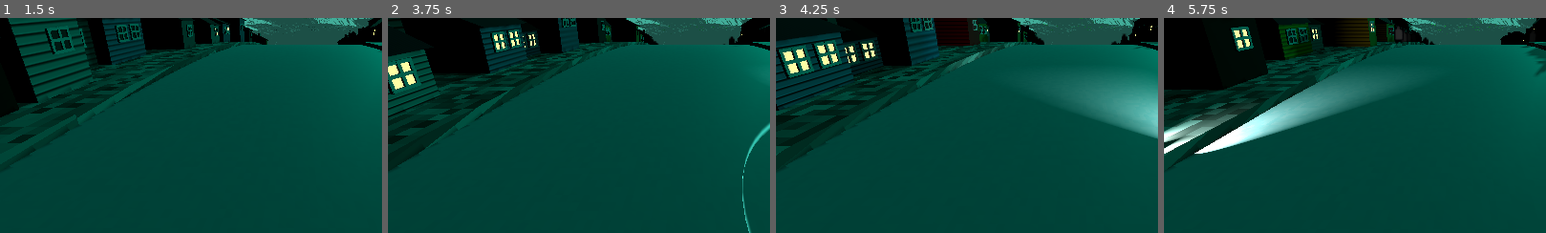
Above: before the commit, frames 1-4 (left to right).
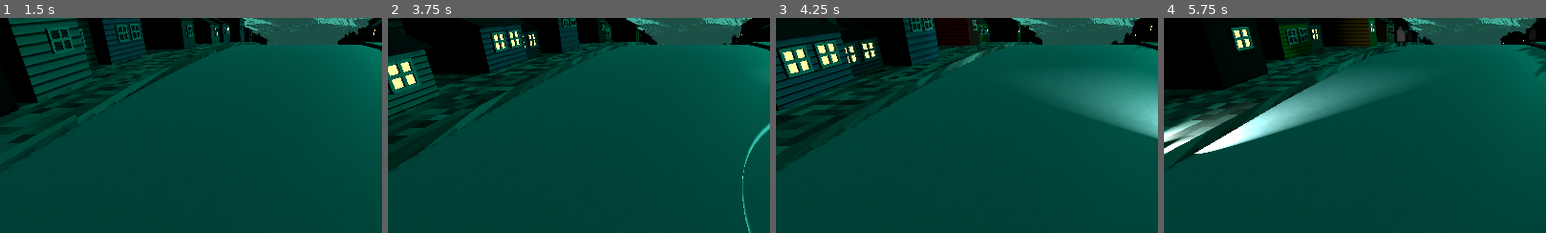
Above: after the commit, the same moments.

Repository: bjornarprytz/waves
Game: Godot game, scene res://main.tscn
The game is run twice, just before and just after one commit, with the same random seed, the same clock (stepped at 60 frames per second) and the same inputs.
Inputs:
- Up to frame 1 (1.5 s): tap Enter at 0.5 s; hold Right (steer_right) 0.53-1.28 s; hold Space (honk) 0.53-1.28 s; hold A (steer_left) from 1.28 s (still down); tap Space (honk) at 1.35 s
- Up to frame 2 (3.75 s): release A (steer_left) at 2.03 s; hold Space (honk) 2.03-2.78 s; hold Right (steer_right) 2.03-3.53 s; tap Space (honk) at 2.85 s; hold A (steer_left) from 3.53 s (still down); hold Space (honk) from 3.53 s (still down)
- Up to frame 3 (4.25 s): keep holding A (steer_left); keep holding Space (honk)
- Up to frame 4 (5.75 s): keep holding A (steer_left); release Space (honk) at 4.28 s; tap Space (honk) at 4.35 s; hold Space (honk) from 5.03 s (still down)
The pictures show only the part of the screen within x 10-60%, y 30-80%; the shares and areas given below are measured in that part.

Frame 1 is identical in both runs. In frame 2, less than 0.1% of the frame differs, in the area x 65-92%, y 7-13%; in frame 3, 0.1%; in frame 4, 0.3%, in the area x 53-98%, y 3-18%.

Commit message:
wip menu

Diff:
--- a/src/car.gd
+++ b/src/car.gd
@@ -36,83 +36,83 @@
 
 
 func _process(delta: float) -> void:
-    var left_pressed = Input.is_action_pressed("steer_left")
-    var right_pressed = Input.is_action_pressed("steer_right")
+	var left_pressed = Input.is_action_pressed("steer_left")
+	var right_pressed = Input.is_action_pressed("steer_right")
 
-    inertia = lerp(inertia, momentum, delta * 5.0)
+	inertia = lerp(inertia, momentum, delta * 5.0)
 
 
-    # Apply rubber band force when past bounds
-    if self.position.x < left_bound:
-        var distance_past = left_bound - self.position.x
-        extra_momentum += rubber_band_strength * distance_past * delta
-        momentum = move_toward(momentum, 0.0, delta * deceleration)
-    elif self.position.x > right_bound:
-        var distance_past = self.position.x - right_bound
-        extra_momentum -= rubber_band_strength * distance_past * delta
-        momentum = move_toward(momentum, 0.0, delta * deceleration)
-    else:
-        extra_momentum = move_toward(extra_momentum, 0.0, delta * rubber_band_strength)
-        if left_pressed:
-            if (momentum > 0.0):
-                momentum += inertia * 0.5 * delta
-            momentum -= (acceleration * delta)
-        elif right_pressed:
-            if (momentum < 0.0):
-                momentum -= inertia * 0.5 * delta
-            momentum += (acceleration * delta)
-        else:
-            momentum = move_toward(momentum, 0.0, delta * deceleration)
+	# Apply rubber band force when past bounds
+	if self.position.x < left_bound:
+		var distance_past = left_bound - self.position.x
+		extra_momentum += rubber_band_strength * distance_past * delta
+		momentum = move_toward(momentum, 0.0, delta * deceleration)
+	elif self.position.x > right_bound:
+		var distance_past = self.position.x - right_bound
+		extra_momentum -= rubber_band_strength * distance_past * delta
+		momentum = move_toward(momentum, 0.0, delta * deceleration)
+	else:
+		extra_momentum = move_toward(extra_momentum, 0.0, delta * rubber_band_strength)
+		if left_pressed:
+			if (momentum > 0.0):
+				momentum += inertia * 0.5 * delta
+			momentum -= (acceleration * delta)
+		elif right_pressed:
+			if (momentum < 0.0):
+				momentum -= inertia * 0.5 * delta
+			momentum += (acceleration * delta)
+		else:
+			momentum = move_toward(momentum, 0.0, delta * deceleration)
 
 
-    momentum = clamp(momentum, -max_momentum, max_momentum)
+	momentum = clamp(momentum, -max_momentum, max_momentum)
 
-    var change = momentum - prev_momentum
+	var change = momentum - prev_momentum
 
-    if (abs(change) > 0.139):
-        if (change < 0):
-            wave_left.emitting = false
-            wave_right.emitting = true
-        else:
-            wave_right.emitting = false
-            wave_left.emitting = true
-    else:
-        wave_right.emitting = false
-        wave_left.emitting = false
+	if (abs(change) > 0.139):
+		if (change < 0):
+			wave_left.emitting = false
+			wave_right.emitting = true
+		else:
+			wave_right.emitting = false
+			wave_left.emitting = true
+	else:
+		wave_right.emitting = false
+		wave_left.emitting = false
 
 
-    # Move self based on momentum
-    self.position.x += (momentum + extra_momentum) * delta
-    self.rotation.y = - (momentum + extra_momentum) * .169
+	# Move self based on momentum
+	self.position.x += (momentum + extra_momentum) * delta
+	self.rotation.y = - (momentum + extra_momentum) * .169
 
-    prev_momentum = momentum
+	prev_momentum = momentum
 
-func _unhandled_key_input(event: InputEvent) -> void:
-    if (event.is_action_pressed("honk")):
-        _honk()
+func _unhandled_input(event: InputEvent) -> void:
+	if (event.is_action_pressed("honk")):
+		_honk()
 
 func _honk():
-    if (_is_honking):
-        return
+	if (_is_honking):
+		return
 
 
-    _is_honking = true
-    sound_source.stream = CAR_HORN
-    sound_source.play()
+	_is_honking = true
+	sound_source.stream = CAR_HORN
+	sound_source.play()
 
-    honk_aoe.show()
-    var tween = create_tween()
-    tween.tween_property(honk_aoe, "scale", Vector3.ONE * honk_range, CAR_HORN.get_length())
+	honk_aoe.show()
+	var tween = create_tween()
+	tween.tween_property(honk_aoe, "scale", Vector3.ONE * honk_range, CAR_HORN.get_length())
 
-    Events.honk_made.emit()
-    await tween.finished
+	Events.honk_made.emit()
+	await tween.finished
 
-    honk_aoe.scale = Vector3.ONE
-    honk_aoe.hide()
+	honk_aoe.scale = Vector3.ONE
+	honk_aoe.hide()
 
-    _is_honking = false
+	_is_honking = false
 
 
 func _on_hit_box_area_entered(area: Area3D) -> void:
-    if area.owner is Tourist:
-        Events.tourist_hit.emit(area.owner)
+	if area.owner is Tourist:
+		Events.tourist_hit.emit(area.owner)
--- a/src/ground.gd
+++ b/src/ground.gd
@@ -19,6 +19,8 @@
 var next_tourist_spawn: float = 0.0
 var current_rotation: float = 0.0 # Track ground rotation
 
+
+
 func _ready() -> void:
 	assert(self.mesh.top_radius == self.mesh.bottom_radius)
 
@@ -33,7 +35,10 @@
 	print("Rads/meter: %f" % rads_per_meter)
 
 	_spawn_buildings()
+
+func start():
 	_reset_tourist_timer()
+
 
 func _physics_process(delta: float) -> void:
 	var rotation_delta = rads_per_meter * delta * rotation_speed
--- a/src/project.godot
+++ b/src/project.godot
@@ -64,6 +64,7 @@
 "deadzone": 0.2,
 "events": [Object(InputEventKey,"resource_local_to_scene":false,"resource_name":"","device":-1,"window_id":0,"alt_press …(191 unchanged characters)…
 , Object(InputEventJoypadButton,"resource_local_to_scene":false,"resource_name":"","device":-1,"button_index":0,"pressure":0.0,"pressed":true,"script":null)
+, Object(InputEventJoypadButton,"resource_local_to_scene":false,"resource_name":"","device":-1,"button_index":0,"pressure":0.0,"pressed":true,"script":null)
 ]
 }
 
Not shown, changed: readme.md
